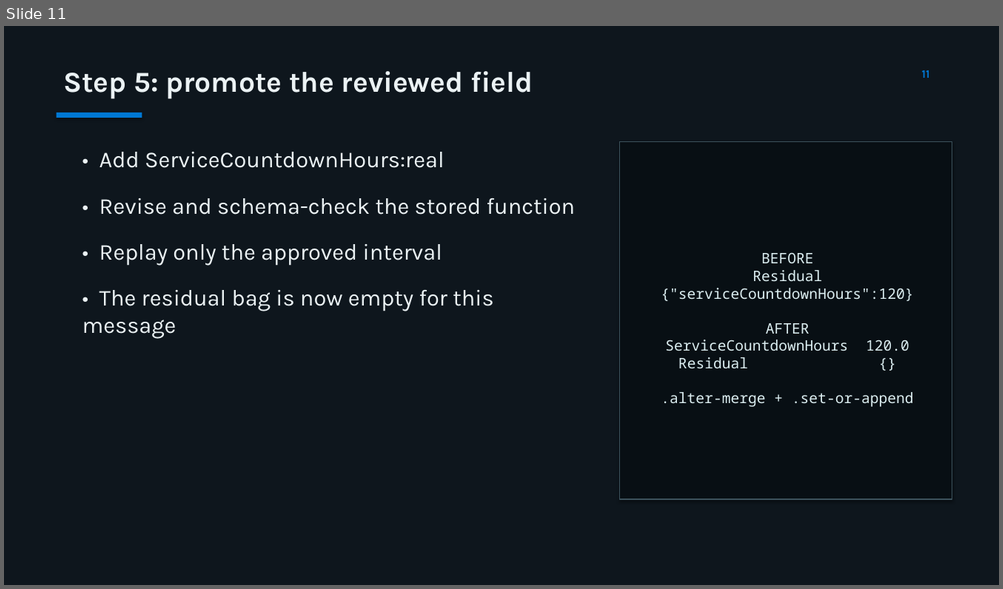
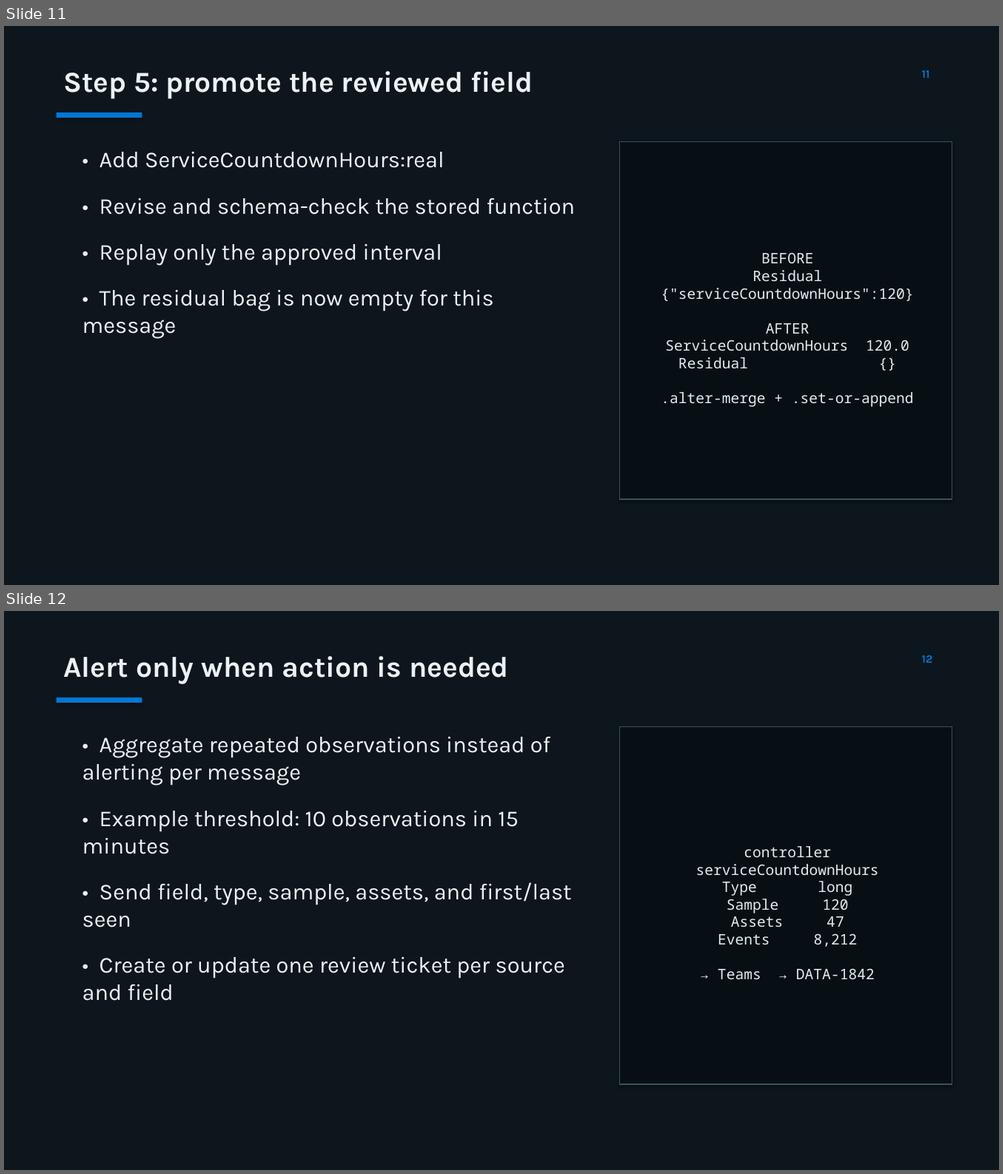
Before and after one commit to MatthieuLefebvre/eventhouse-schema-drift-reference, a slide deck: presentation/eventhouse-schema-drift-reference.pptx. Shown one above the other, each under a label of ours: slide 11 before the commit, slides 11 and 12 after it. The pictures are 1003x589 and 1003x1174 pixels, drawn with LibreOffice and Linux fonts; fonts in the diff are those of the drawing. Boxes give left, top, right and bottom in pixels: in the first picture for what was removed or moved away, otherwise in the second. Text is boxed around its words. In the diff, an @@ line names an element or a change of style, - is before the commit and + after.

Commit message:
Add drift alerting and operations dashboard

```diff
--- a/presentation/eventhouse-schema-drift-reference.pptx
+++ b/presentation/eventhouse-schema-drift-reference.pptx
@@ slide 12 added at [4,611,999,1170], background #0E161D @@
@@ text added at [63,656,509,684], 28 pt, text #EBF2F4, bold @@
+Alert only when action is needed
@@ text added at [922,655,933,663], 11 pt, text #0078D4, bold @@
+12
@@ rectangle added at [57,698,142,703], fill #0078D4 @@
@@ text added at [82,737,572,1001], 22 pt, text #EBF2F4 @@
+• Aggregate repeated observations instead of alerting per message
+• Example threshold: 10 observations in 15 minutes
+• Send field, type, sample, assets, and first/last seen
+• Create or update one review ticket per source and field
@@ rectangle added at [620,726,951,1085], fill #080F14, outline #3C525C 0.75 pt, 14 pt, text #DCEEF1 @@
+controller
+serviceCountdownHours
+Type long
+Sample 120
+Assets 47
+Events 8,212
+→ Teams → DATA-1842
```
Also in this commit, not shown: 1 slide changed, 3 other slides added, 7 other files.
